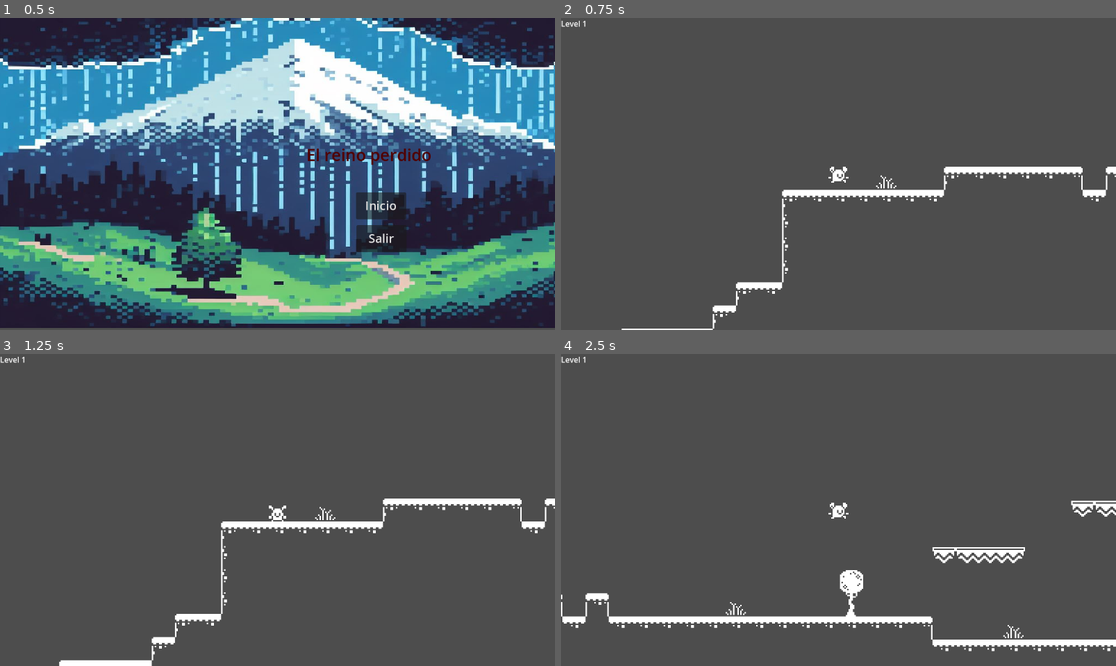
Above: before the commit, frames 1-4 (two rows, left to right).
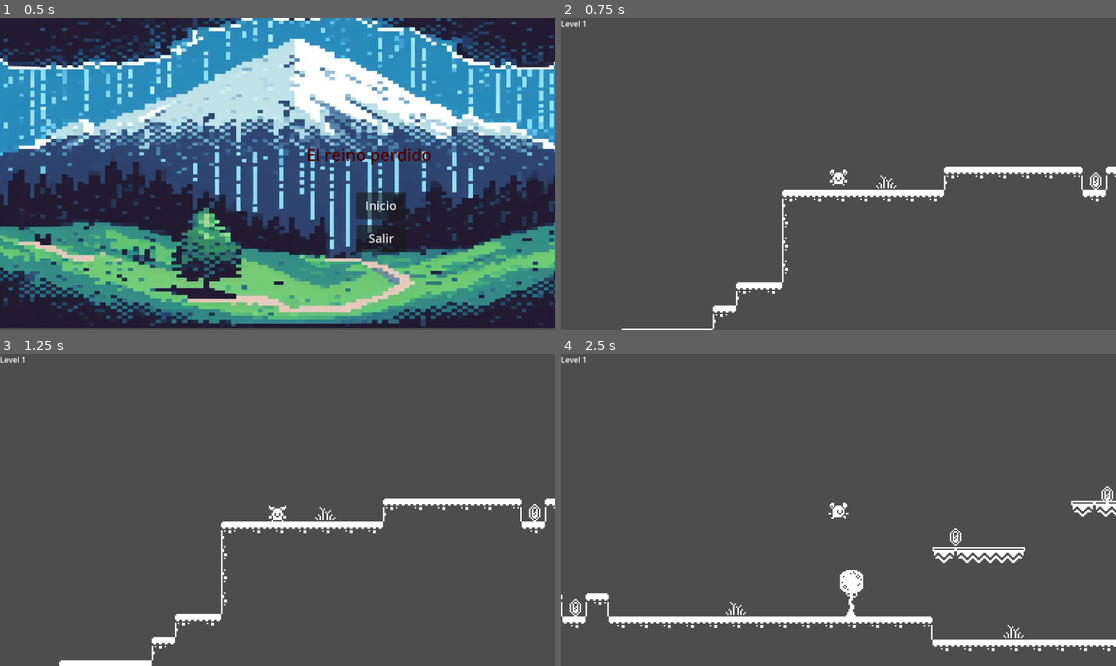
Above: after the commit, the same moments.

Repository: acarballo/pruebas_godot
Game: Godot game, scene res://main.tscn
The game is run twice, just before and just after one commit, with the same random seed, the same clock (stepped at 60 frames per second) and the same inputs.
Inputs:
- Up to frame 1 (0.5 s): no input
- Up to frame 2 (0.75 s): click "Inicio" at 0.5 s
- Up to frame 3 (1.25 s): no input
- Up to frame 4 (2.5 s): hold D (move_right) from 1.28 s (still down); tap Space (jump) at 1.35, 1.52, 1.82, 2.1, 2.27 s

Frame 1 is identical in both runs. In frame 2, 0.2% of the frame differs, in the area x 48-98%, y 47-56%; in frame 3, less than 0.1%; in frame 4, 0.2%, in the area x 1-100%, y 42-85%.

Commit message:
se añade gemas
se añaden gemas

Diff:
--- a/Player.gd
+++ b/Player.gd
@@ -24,17 +24,22 @@
 	var direction = Input.get_axis("move_left", "move_right")
 	if direction:
 		velocity.x = direction * SPEED
-		$AnimatedSprite2D.play("run");
+
+		if not is_on_floor():
+			$AnimatedSprite2D.play("jump"); # no hace animacion
+		else:
+			$AnimatedSprite2D.play("run")
+
 		if direction == -1:
 			$AnimatedSprite2D.flip_h = true
 		else:
 			$AnimatedSprite2D.flip_h = false
 	else:
 		velocity.x = move_toward(velocity.x, 0, SPEED)
-		$AnimatedSprite2D.play("idle");
+		$AnimatedSprite2D.play("idle")
 
-	if not is_on_floor():
-		print_debug("jump")
-		$AnimatedSprite2D.play("jump"); # no hace animacion
 
+
+
+	# print_debug($AnimatedSprite2D.animation)
 	move_and_slide()
--- /dev/null
+++ b/gem.gd
@@ -0,0 +1,11 @@
+extends Area2D
+
+
+
+
+func _on_body_entered(body):
+	# print_debug(body)
+	if body.name == "Player":
+		Global.gems_collected += 1
+		print_debug(Global.gems_collected)
+		queue_free()
--- /dev/null
+++ b/gem.tscn
@@ -0,0 +1,33 @@
+[gd_scene load_steps=6 format=3 uid="uid://dto8clwbiaiwl"]
+
+[ext_resource type="Script" path="res://gem.gd" id="1_4km1e"]
+[ext_resource type="Texture2D" uid="uid://1aengt0ew2s3" path="res://monochrome_tilemap_transparent_packed.png" id="1_de4v5"]
+
+[sub_resource type="RectangleShape2D" id="RectangleShape2D_fxj0y"]
+size = Vector2(8, 12)
+
+[sub_resource type="AtlasTexture" id="AtlasTexture_bjbwc"]
+atlas = ExtResource("1_de4v5")
+region = Rect2(32, 80, 16, 16)
+
+[sub_resource type="SpriteFrames" id="SpriteFrames_nofbs"]
+animations = [{
+"frames": [{
+"duration": 1.0,
+"texture": SubResource("AtlasTexture_bjbwc")
+}],
+"loop": true,
+"name": &"default",
+"speed": 5.0
+}]
+
+[node name="Gem" type="Area2D"]
+script = ExtResource("1_4km1e")
+
+[node name="CollisionShape2D" type="CollisionShape2D" parent="."]
+shape = SubResource("RectangleShape2D_fxj0y")
+
+[node name="AnimatedSprite2D" type="AnimatedSprite2D" parent="."]
+sprite_frames = SubResource("SpriteFrames_nofbs")
+
+[connection signal="body_entered" from="." to="." method="_on_body_entered"]
--- a/global.gd
+++ b/global.gd
@@ -1,5 +1,6 @@
 extends Node
 
+var gems_collected = 0
 
 # Called when the node enters the scene tree for the first time.
 func _ready():
--- a/level_1.tscn
+++ b/level_1.tscn
@@ -1,9 +1,10 @@
-[gd_scene load_steps=7 format=3 uid="uid://bmuresdm1siik"]
+[gd_scene load_steps=8 format=3 uid="uid://bmuresdm1siik"]
 
 [ext_resource type="Script" path="res://level_1.gd" id="1_2ty16"]
 [ext_resource type="Texture2D" uid="uid://1aengt0ew2s3" path="res://monochrome_tilemap_transparent_packed.png" id="2_iryjj"]
 [ext_resource type="PackedScene" uid="uid://m6wy8asrastv" path="res://player.tscn" id="3_ad2jq"]
 [ext_resource type="PackedScene" uid="uid://jfk2ke70s1a3" path="res://door.tscn" id="4_xra8s"]
+[ext_resource type="PackedScene" uid="uid://dto8clwbiaiwl" path="res://gem.tscn" id="5_exfib"]
 
 [sub_resource type="TileSetAtlasSource" id="TileSetAtlasSource_hbry2"]
 resource_name = "tilemap"
@@ -1321,4 +1322,16 @@
 [node name="Door" parent="." instance=ExtResource("4_xra8s")]
 position = Vector2(1140, 185)
 
+[node name="Gem" parent="." instance=ExtResource("5_exfib")]
+position = Vector2(701, 233)
+
+[node name="Gem2" parent="." instance=ExtResource("5_exfib")]
+position = Vector2(806, 204)
+
+[node name="Gem3" parent="." instance=ExtResource("5_exfib")]
+position = Vector2(438, 282)
+
+[node name="Gem4" parent="." instance=ExtResource("5_exfib")]
+position = Vector2(1085, 233)
+
 [connection signal="body_entered" from="Door" to="." method="_on_door_body_entered"]
--- a/player.tscn
+++ b/player.tscn
@@ -110,7 +110,7 @@
 position = Vector2(-61, -67)
 sprite_frames = SubResource("SpriteFrames_3gmw0")
 animation = &"jump"
-frame_progress = 0.83614
+frame_progress = 0.914336
 
 [node name="CollisionShape2D" type="CollisionShape2D" parent="."]
 position = Vector2(-61, -64)
